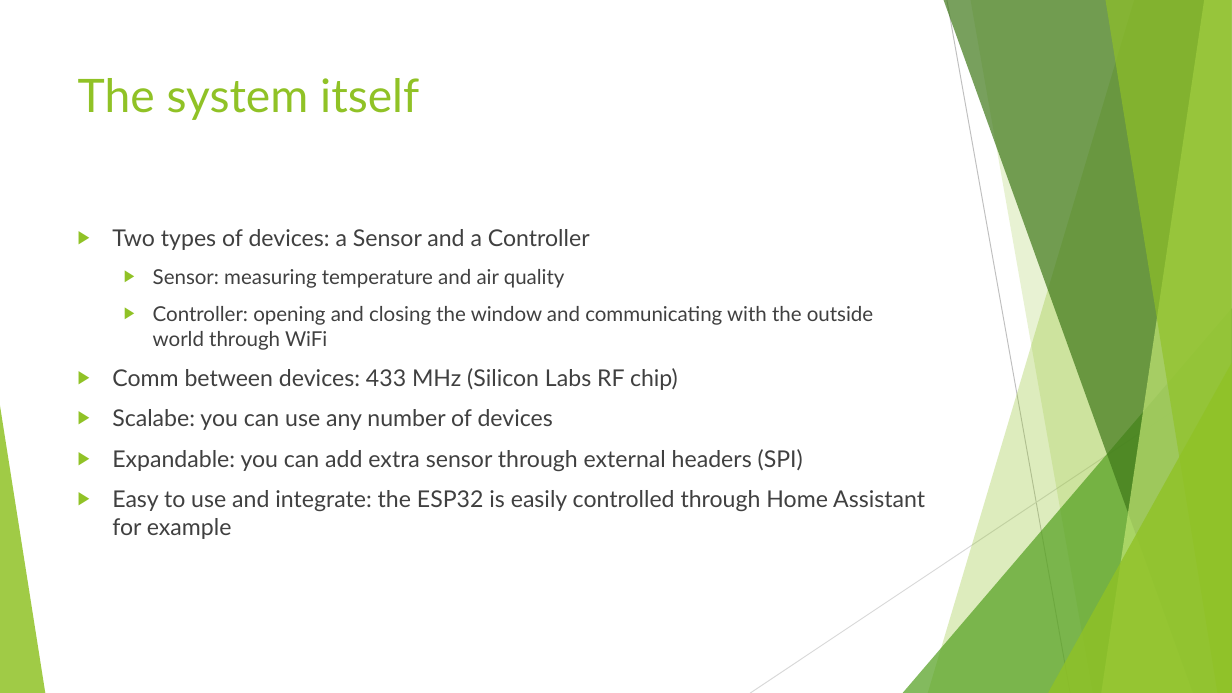
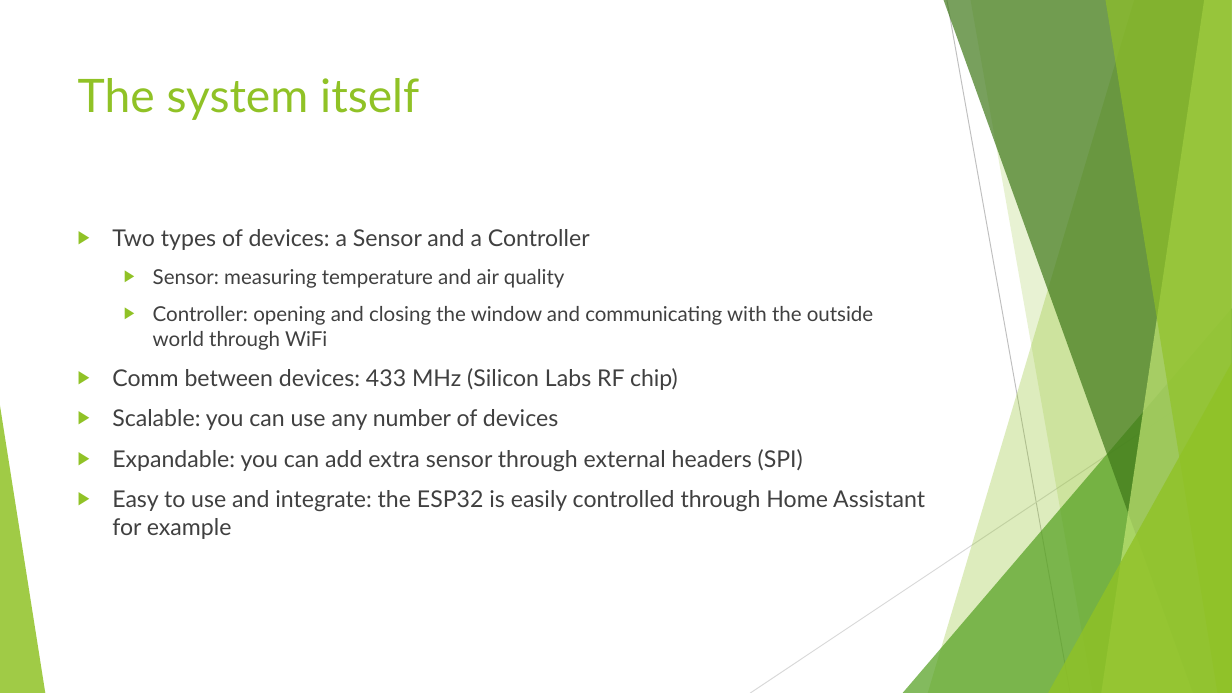
Before and after one commit to csimi97/HEKK, a slide deck: slide 4 of Documentation/Presentation.pptx. Drawn at 1232x693 pixels with LibreOffice and Linux fonts; fonts in the diff are those of the drawing. Boxes give left, top, right and bottom in pixels: in the first picture for what was removed or moved away, otherwise in the second. Text is boxed around its words. In the diff, an @@ line names an element or a change of style, - is before the commit and + after.

```diff
--- a/Documentation/Presentation.pptx
+++ b/Documentation/Presentation.pptx
@@ text at <box>112,409,558,430</box>: text changed @@
-▶ Scalabe: you can use any number of devices
+▶ Scalable: you can use any number of devices
```
Also in this commit, not shown: 1 other slide changed, 1 slide removed, 1 other file.
